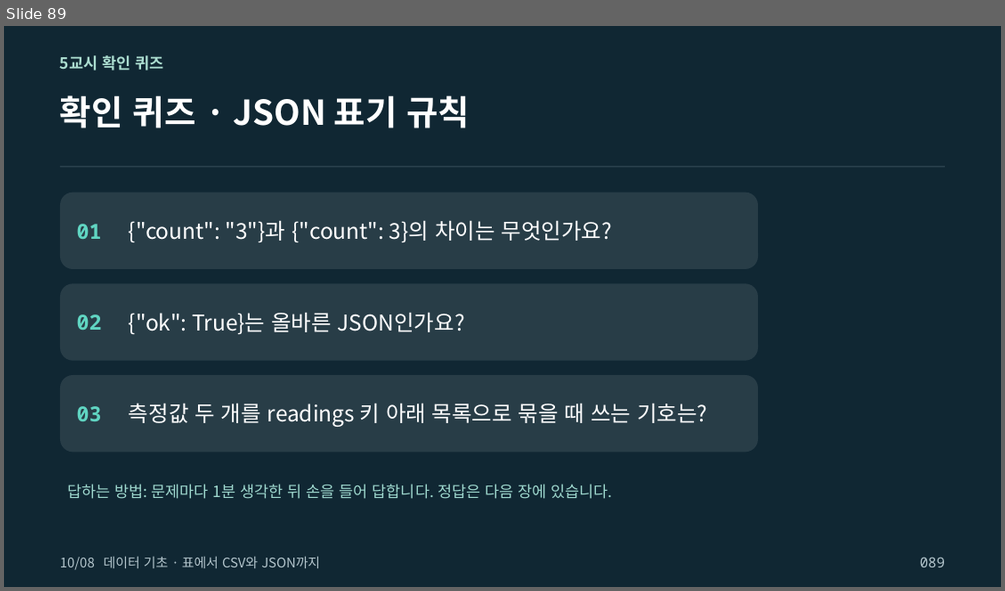
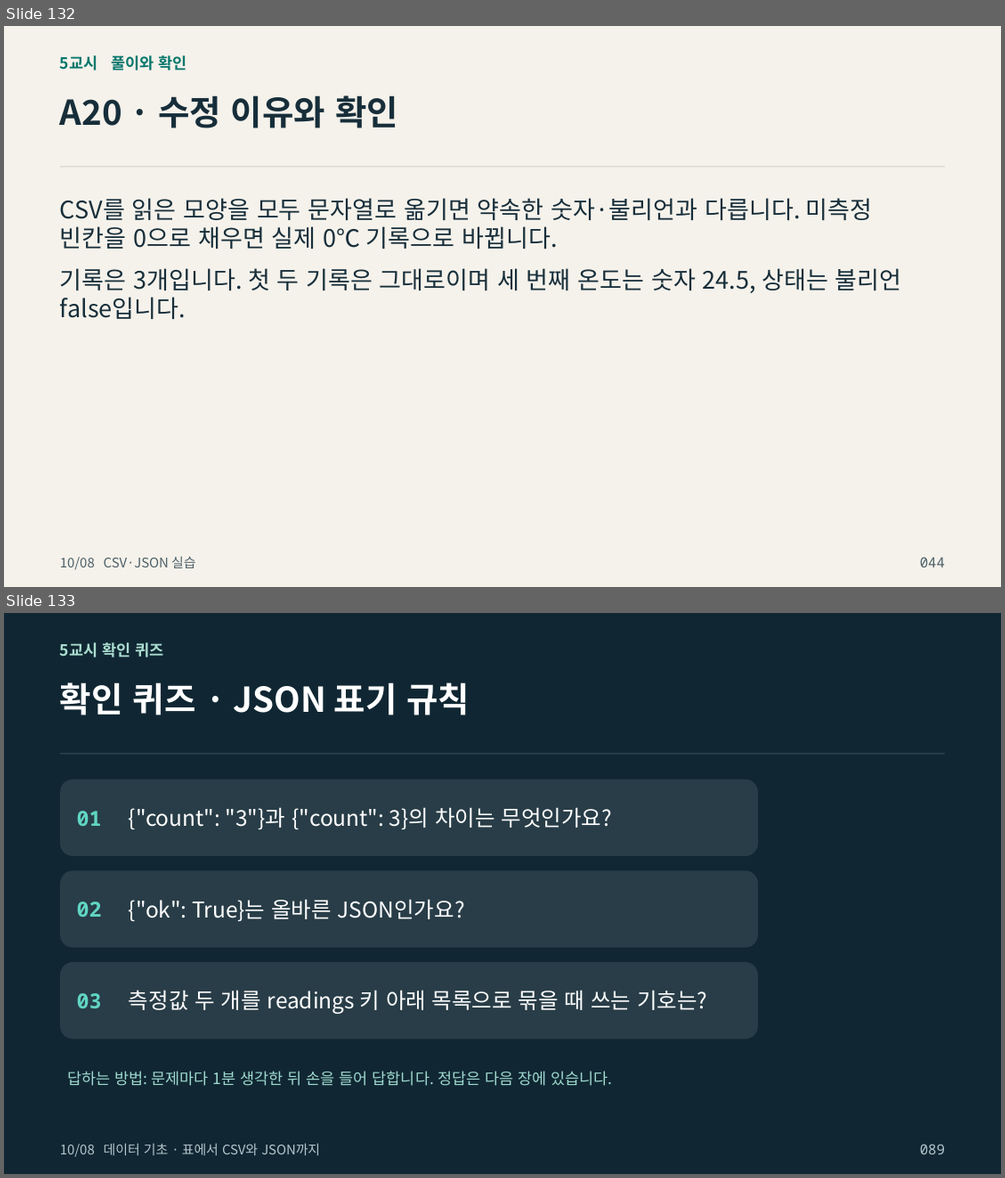
Before and after one commit to zeusk302-png/kdigital-physical-ai, a slide deck: downloads/2026-10-08/readable-slides.pptx. Shown one above the other, each under a label of ours: slide 89 before the commit, slides 132 and 133 after it. The pictures are 1005x591 and 1005x1178 pixels, drawn with LibreOffice and Linux fonts; fonts in the diff are those of the drawing; background and template pictures are left out. Boxes give left, top, right and bottom in pixels: in the first picture for what was removed or moved away, otherwise in the second. Text is boxed around its words. In the diff, an @@ line names an element or a change of style, - is before the commit and + after.

Commit message:
Expand beginner CSV and JSON practice with repair and original writing

```diff
--- a/downloads/2026-10-08/readable-slides.pptx
+++ b/downloads/2026-10-08/readable-slides.pptx
@@ slide 132 added at (x1=4, y1=26, x2=1001, y2=587), background picture (left out) @@
@@ text added at (x1=60, y1=55, x2=186, y2=70), 15 pt, text #08776D, bold @@
+5교시 풀이와 확인
@@ text added at (x1=60, y1=95, x2=398, y2=128), 33 pt, text #172E3A, bold @@
+A20 · 수정 이유와 확인
@@ rectangle added at (x1=60, y1=167, x2=945, y2=168), fill #CDCFC7 @@
@@ text added at (x1=60, y1=198, x2=873, y2=248), 23.2 pt, text #172E3A @@
+CSV를 읽은 모양을 모두 문자열로 옮기면 약속한 숫자·불리언과 다릅니다. 미측정 빈칸을 0으로 채우면 실제 0℃ 기록으로 바뀝니다.
@@ text added at (x1=60, y1=268, x2=902, y2=319), 23.2 pt, text #172E3A @@
+기록은 3개입니다. 첫 두 기록은 그대로이며 세 번째 온도는 숫자 24.5, 상태는 불리언 false입니다.
@@ text added at (x1=60, y1=556, x2=195, y2=570), 12.8 pt, text #4D6068 @@
+10/08 CSV·JSON 실습
@@ text added at (x1=920, y1=556, x2=945, y2=567), 13.5 pt, text #4D6068 @@
+044
@@ what was slide 89 is now slide 133 @@
```
Also in this commit, not shown: 49 other slides added, 56 other files.
